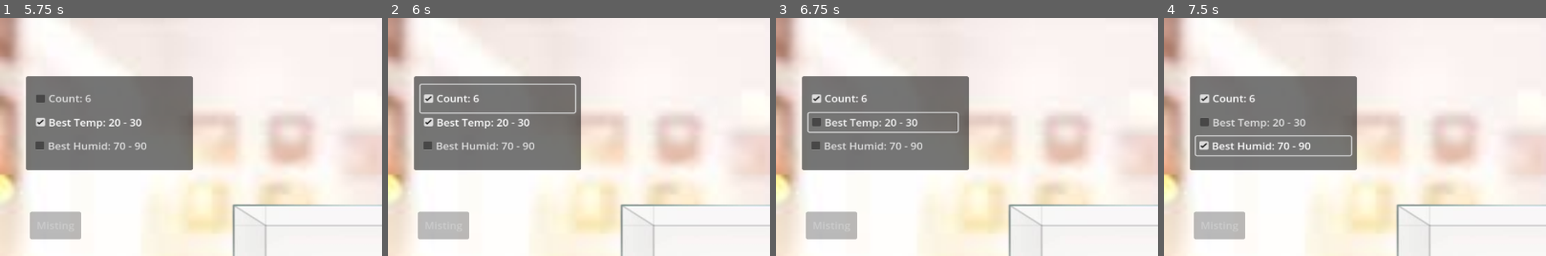
Above: before the commit, frames 1-4 (left to right).
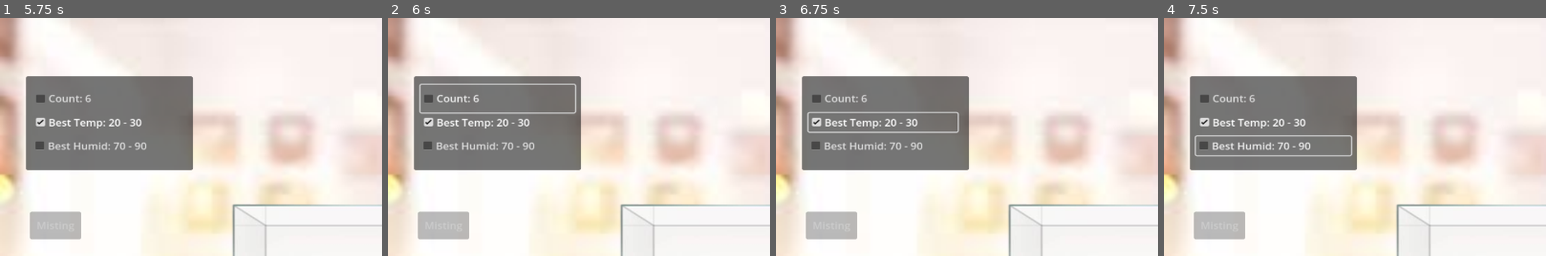
Above: after the commit, the same moments.

Repository: Dh-ux/GRL-Project
Game: Godot game, scene res://StartMenu.tscn
Two runs of this game, one before a commit and one after it. Both use one fixed random seed, a clock stepped at 60 frames per second and the inputs below. The engine's default icon, where the game draws it, is replaced by a stand-in: a white triangle on a blue panel in a dark square.
Inputs:
- Up to frame 1 (5.75 s): click "Start" at 0.5 s; click "Next" at 1.25 s; click "Next" at 2 s; click "Misting" at 2.75 s; click "Curtain" at 3.5 s; click "Plant" at 4.25 s; click "flower" at 5 s
- Up to frame 2 (6 s): click "Count: 6" at 5.75 s
- Up to frame 3 (6.75 s): click "Best Temp: 20 - 30" at 6.5 s
- Up to frame 4 (7.5 s): click "Best Humid: 70 - 90" at 7.25 s
The pictures show only the part of the screen within x 0-50%, y 0-50%; the shares and areas given below are measured in that part.

Frame 1 is identical in both runs. In frame 2, less than 0.1% of the frame differs, in the area x 9-12%, y 32-36%; in frame 3, 0.2%; in frame 4, 0.4%, in the area x 9-37%, y 32-56%.

Commit message:
Update Ecosystem.tscn

Diff:
--- a/Ecosystem.tscn
+++ b/Ecosystem.tscn
@@ -151,6 +151,7 @@
 offset_top = 13.8496
 offset_right = 241.871
 offset_bottom = 59.8496
+button_mask = 0
 text = "Count: 6"
 
 [node name="CheckBox2" type="CheckBox" parent="Panel"]
@@ -159,6 +160,7 @@
 offset_top = 61.3339
 offset_right = 233.871
 offset_bottom = 92.3339
+button_mask = 0
 text = "Best Temp: 20 - 30"
 
 [node name="CheckBox3" type="CheckBox" parent="Panel"]
@@ -167,6 +169,7 @@
 offset_top = 99.9149
 offset_right = 241.974
 offset_bottom = 123.915
+button_mask = 0
 text = "Best Humid: 70 - 90"
 
 [connection signal="pressed" from="MistingSystemButton" to="." method="_on_misting_system_button_pressed"]
